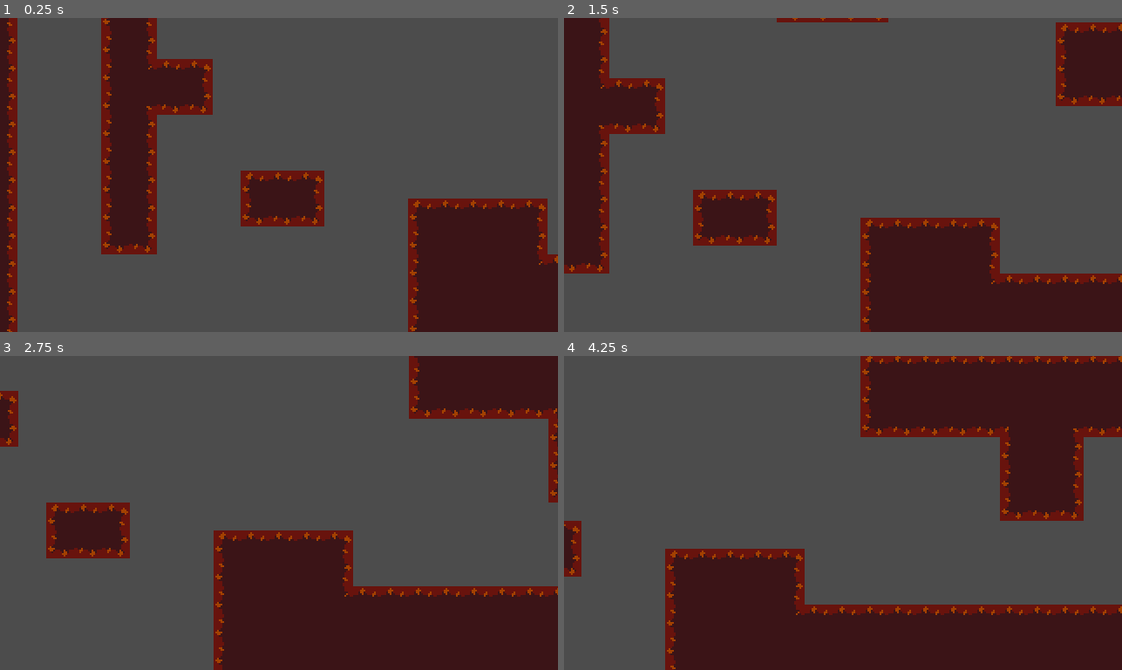
Above: before the commit, frames 1-4 (two rows, left to right).
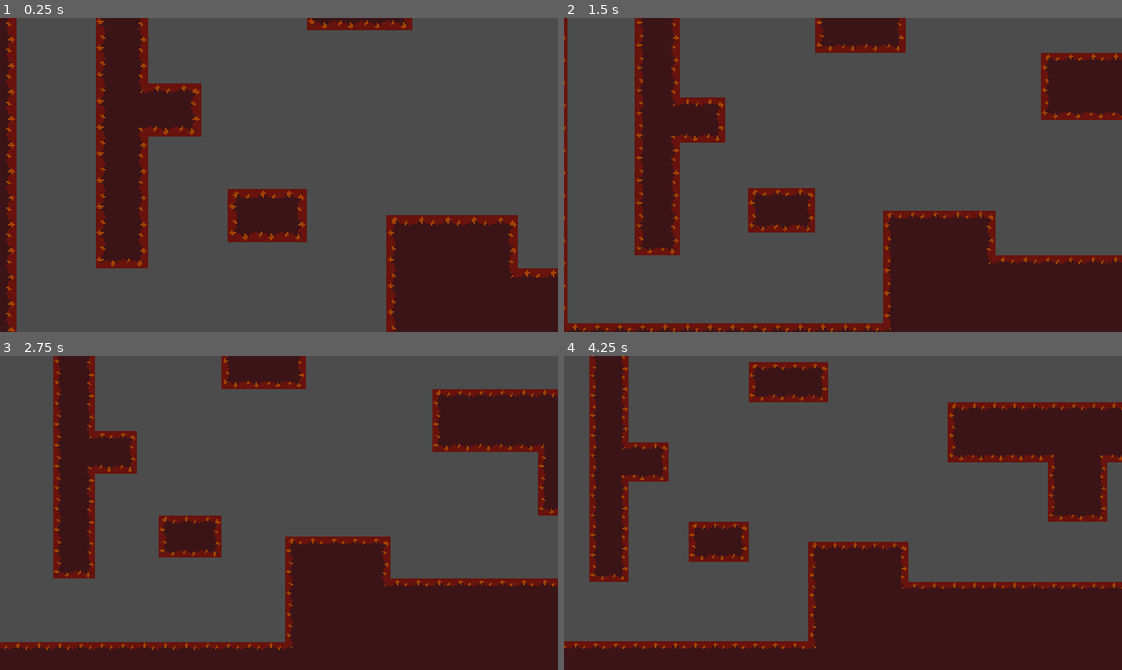
Above: after the commit, the same moments.

Repository: debobrad579/Labyrinth
Game: Godot game, scene res://Main.tscn
The game is run twice, just before and just after one commit, with the same random seed, the same clock (stepped at 60 frames per second) and the same inputs.
Inputs (mouse positions are in pixels of both pictures, inside the frame that each line leads up to):
- Up to frame 1 (0.25 s): no input
- Up to frame 2 (1.5 s): move the mouse to (965, 159) at 0.52 s; hold D (walk_right_p1) from 0.53 s (still down); click (965, 159) at 0.6 s; tap Space (jump_p1) at 0.77 s; move the mouse to (731, 190) at 1.27 s; right-click (731, 190) at 1.35 s
- Up to frame 3 (2.75 s): tap Space (jump_p1) at 1.52 s; move the mouse to (334, 443) at 2.02 s; release D (walk_right_p1) at 2.03 s; hold A (walk_left_p1) from 2.03 s (still down); tap F (dash_p1) at 2.1 s
- Up to frame 4 (4.25 s): move the mouse to (815, 575) at 2.77 s; release A (walk_left_p1) at 2.78 s; hold D (walk_right_p1) from 2.78 s (still down); tap Left (walk_left_p2) at 2.85 s; tap Space (jump_p1) at 3.02, 3.77 s; move the mouse to (1010, 560) at 3.52 s; tap Right (walk_right_p2) at 3.6 s

The runs differ from the first frame. In frame 1, 16% of the frame differs, in the area x 1-100%, y 0-100%; in frame 2, 29%; in frame 3, 30%; in frame 4, 41%, in the area x 0-100%, y 0-100%.

Commit message:
Changes!

Diff:
--- /dev/null
+++ b/Enemies/EnemiesInheritance/Enemy.gd
@@ -0,0 +1,24 @@
+class_name DefaultEnemy
+extends KinematicBody2D
+
+onready var players = get_tree().get_nodes_in_group("Players")
+onready var objectDetector = $ObjectDetector
+
+func target_player_in_sight(player_list : Array = players):
+
+	var target_player
+
+	if players.size() > 0:
+		if players[0] == player_list[0]:
+			target_player = players[0]
+		elif players[1] == player_list[0]:
+			target_player = players[1]
+
+	if target_player != null :
+		objectDetector.cast_to = target_player.position - position
+
+
+	if not objectDetector.is_colliding() and target_player != null:
+		return target_player
+	else:
+		return null
--- /dev/null
+++ b/Enemies/EnemiesInheritance/Enemy.tscn
@@ -0,0 +1,34 @@
+[gd_scene load_steps=8 format=2]
+
+[ext_resource path="res://ReusableNodes/ObjectDetector.tscn" type="PackedScene" id=1]
+[ext_resource path="res://ReusableNodes/Stats.tscn" type="PackedScene" id=2]
+[ext_resource path="res://ReusableNodes/Hurtbox.tscn" type="PackedScene" id=3]
+[ext_resource path="res://ReusableNodes/Hitbox.tscn" type="PackedScene" id=4]
+[ext_resource path="res://ReusableNodes/PlayerDetection.tscn" type="PackedScene" id=5]
+[ext_resource path="res://ReusableNodes/WanderController.tscn" type="PackedScene" id=6]
+[ext_resource path="res://Enemies/EnemiesInheritance/Enemy.gd" type="Script" id=7]
+
+[node name="Enemy" type="KinematicBody2D"]
+script = ExtResource( 7 )
+
+[node name="CollisionShape2D" type="CollisionShape2D" parent="."]
+
+[node name="Sprite" type="Sprite" parent="."]
+
+[node name="Stats" parent="." instance=ExtResource( 2 )]
+
+[node name="Hurtbox" parent="." instance=ExtResource( 3 )]
+
+[node name="Hitbox" parent="." instance=ExtResource( 4 )]
+
+[node name="PlayerDetection" parent="." instance=ExtResource( 5 )]
+
+[node name="WanderController" parent="." instance=ExtResource( 6 )]
+
+[node name="ObjectDetector" parent="." instance=ExtResource( 1 )]
+
+[editable path="Hurtbox"]
+
+[editable path="Hitbox"]
+
+[editable path="PlayerDetection"]
--- a/Enemies/FlyingEnemy.tscn
+++ b/Enemies/FlyingEnemy.tscn
@@ -6,6 +6,7 @@
 [ext_resource path="res://ReusableNodes/Hurtbox.tscn" type="PackedScene" id=4]
 [ext_resource path="res://ReusableNodes/PlayerDetection.tscn" type="PackedScene" id=5]
 [ext_resource path="res://ReusableNodes/WanderController.tscn" type="PackedScene" id=6]
+[ext_resource path="res://ReusableNodes/ObjectDetector.tscn" type="PackedScene" id=7]
 
 [sub_resource type="CapsuleShape2D" id=1]
 radius = 8.0
@@ -46,8 +47,7 @@
 
 [node name="WanderController" parent="." instance=ExtResource( 6 )]
 
-[node name="ObjectDetector" type="RayCast2D" parent="."]
-enabled = true
+[node name="ObjectDetector" parent="." instance=ExtResource( 7 )]
 
 [node name="PursuitTimer" type="Timer" parent="."]
 wait_time = 3.0
--- a/Enemies/FlyingEnemyAI.gd
+++ b/Enemies/FlyingEnemyAI.gd
@@ -39,19 +39,20 @@
 # Will attempt to load in Player1 and Player2 from the current scene. If
 # Neither are present in the scene, they will return "null". (This is important
 # for single player mode
-onready var player1 = get_node_or_null('../Player1')
-onready var player2 = get_node_or_null('../Player2')
+onready var players = get_tree().get_nodes_in_group("Players")
 
 func _ready():
 	state = pick_random_state([IDLE, WANDER])
+
+	print(players)
 
 	# NOTE!! ----------------------------------------------------------------------
 	# Due to a weird bug, the raycast won't initialize properly until the first
 	# cast change, meaning if this isn't included, then the first time a player
 	# enters the monster radius, even if there is a wall in the way, it will trigger
 	# the chase scene before recognizing the wall. This somehow fixes that. -------
-	if player1 != null: # <-- This is just to make sure that a crash error doesn't happen if the player doesn't load
-		objectDetector.cast_to = player1.position - position
+	if players.size() > 0: # <-- This is just to make sure that a crash error doesn't happen if the player doesn't load
+		objectDetector.cast_to = players[0].position - position
 # Start at a random state.
 
 func _physics_process(delta):
@@ -128,13 +129,14 @@
 func seek_player():
 	if playerDetection.can_see_player():
 
+		if players.size() > 0:
 		# So if a player is detected, then it will check which
 		# player is the first on the player detection list.
 		# This is then assigned as the "target_player".
-		if player1 == playerDetection.players[0]:
-			target_player = player1
-		elif player2 == playerDetection.players[0]:
-			target_player = player2
+			if players[0] == playerDetection.players[0]:
+				target_player = players[0]
+			elif players[1] == playerDetection.players[0]:
+				target_player = players[1]
 
 		# Cast the raycast at the target player (position is different from
 		# cast_to. Cast_to is the tip relative to position. In this case
@@ -143,7 +145,8 @@
 		# monsters. Without the - position (minus monster's position) the
 		# tip will not go to the player, but to the player + the monsters position
 		# from the origin.
-		objectDetector.cast_to = target_player.position - position
+		if target_player != null:
+			objectDetector.cast_to = target_player.position - position
 
 		# If not colliding, set aim and chase.
 		if not objectDetector.is_colliding():
--- a/Enemies/Timer.gd
+++ /dev/null
@@ -1,4 +0,0 @@
-extends Timer
-
-func start_change_timer(duration):
-	self.start(duration)
--- a/Main.tscn
+++ b/Main.tscn
@@ -6,6 +6,7 @@
 [ext_resource path="res://Enemies/FlyingEnemy.tscn" type="PackedScene" id=4]
 [ext_resource path="res://Enemies/BasicGroundEnemy.tscn" type="PackedScene" id=5]
 [ext_resource path="res://Enemies/GroundEnemy.tscn" type="PackedScene" id=6]
+[ext_resource path="res://Player/Player2.tscn" type="PackedScene" id=7]
 
 [node name="Main" type="Node2D"]
 
@@ -13,7 +14,10 @@
 tile_data = PoolIntArray( -655352, 0, 0, -655351, 0, 1, -655350, 0, 1, -655349, 0, 1, -655348, 0, 1, -655347, 0, 1, -65 …(6800 unchanged characters)…
 
 [node name="Player1" parent="." instance=ExtResource( 3 )]
-position = Vector2( 168, 32 )
+position = Vector2( 170.5, 22.5 )
+
+[node name="Player2" parent="." instance=ExtResource( 7 )]
+position = Vector2( 191, 9 )
 
 [node name="Camera" parent="." instance=ExtResource( 2 )]
 pixel_stretch_point = 100
--- /dev/null
+++ b/ReusableNodes/ObjectDetector.tscn
@@ -0,0 +1,4 @@
+[gd_scene format=2]
+
+[node name="ObjectDetector" type="RayCast2D"]
+enabled = true
--- a/project.godot
+++ b/project.godot
@@ -8,9 +8,14 @@
 
 config_version=4
 
-_global_script_classes=[  ]
+_global_script_classes=[ {
+"base": "KinematicBody2D",
+"class": "DefaultEnemy",
+"language": "GDScript",
+"path": "res://Enemies/EnemiesInheritance/Enemy.gd"
+} ]
 _global_script_class_icons={
-
+"DefaultEnemy": ""
 }
 
 [application]
Not shown: 1 places in Enemies/FlyingEnemy.tscn that only renumber resources
Not shown: 1 places in Main.tscn that only renumber resources
